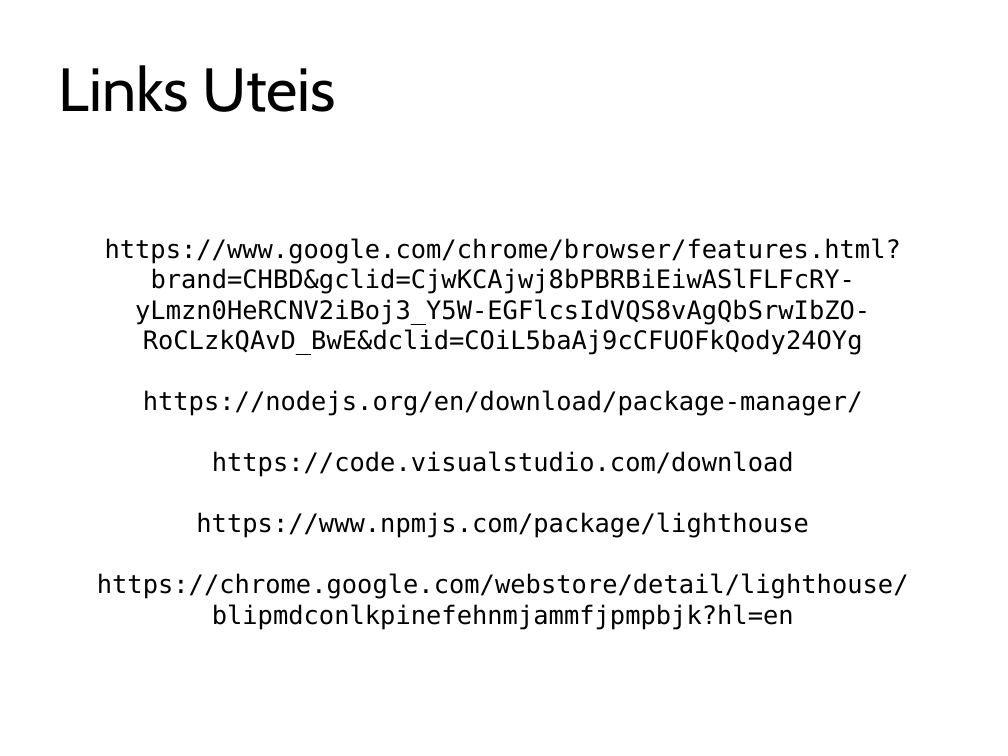
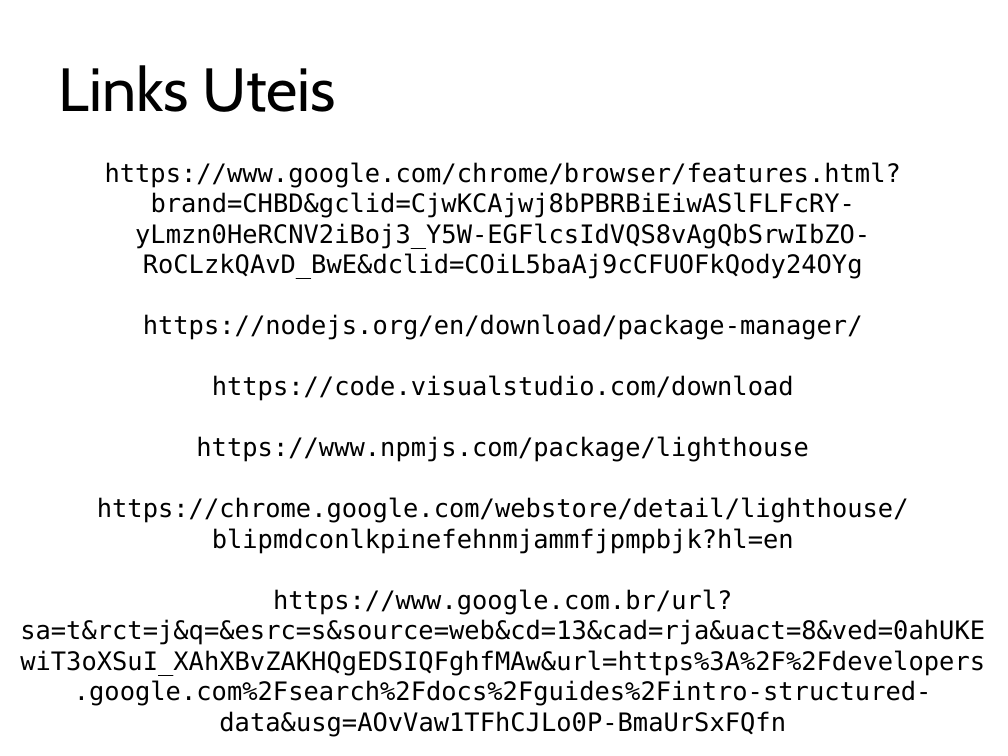
Before and after one commit to LuisKrotz/performance-presentation, a slide deck: slide 8 of presentation/Web-Perf-Presentation.odp. Drawn at 1008x756 pixels with LibreOffice and Linux fonts; fonts in the diff are those of the drawing; background and template pictures are left out. Boxes give left, top, right and bottom in pixels: in the first picture for what was removed or moved away, otherwise in the second. Text is boxed around its words. In the diff, an @@ line names an element or a change of style, - is before the commit and + after.

```diff
--- a/presentation/Web-Perf-Presentation.odp
+++ b/presentation/Web-Perf-Presentation.odp
@@ subtitle "https://www.google.com/chrome/browser/features.html?brand=CH ...": place and size @@
-subtitle "https://www.google.com/chrome/browser/features.html?brand=CH ..." at <box>97,238,909,630</box>
+subtitle "https://www.google.com/chrome/browser/features.html?brand=CH ..." at <box>20,162,985,737</box>
@@ subtitle at <box>20,589,985,737</box>: paragraph added @@
+https://www.google.com.br/url?sa=t&rct=j&q=&esrc=s&source=web&cd=13&cad=rja&uact=8&ved=0ahUKEwiT3oXSuI_XAhXBvZAKHQgEDSIQFghfMAw&url=https%3A%2F%2Fdevelopers.google.com%2Fsearch%2Fdocs%2Fguides%2Fintro-structured-data&usg=AOvVaw1TFhCJLo0P-BmaUrSxFQfn
```
Also in this commit, not shown: 1 slide added, 1 other file.
